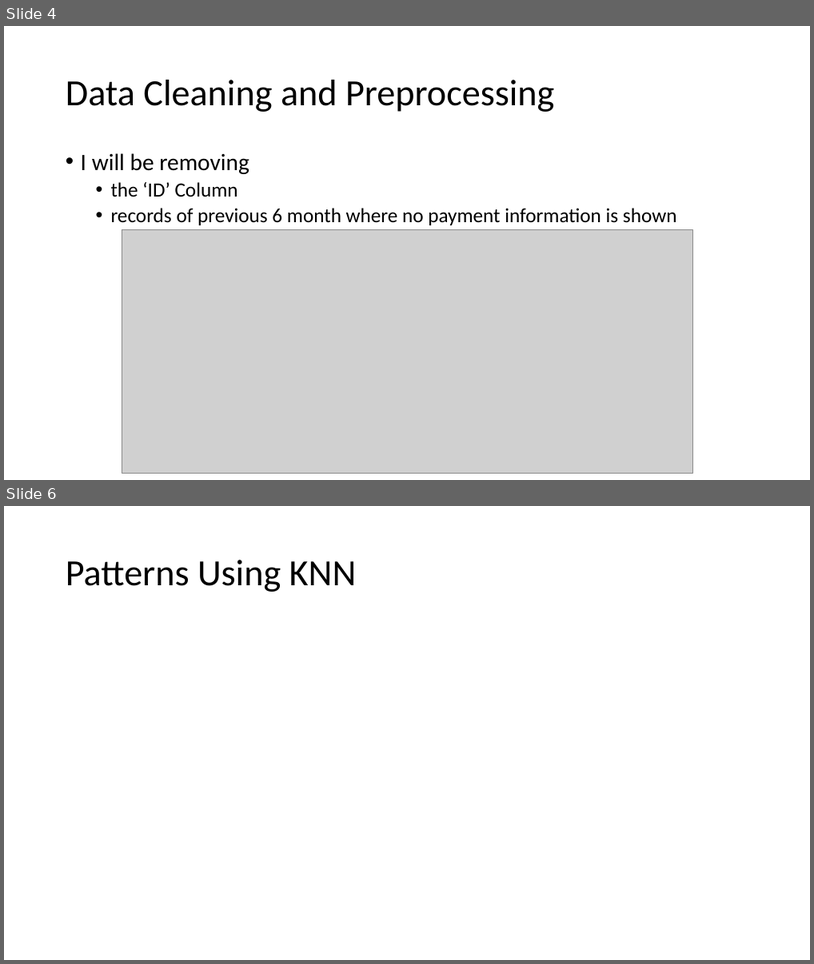
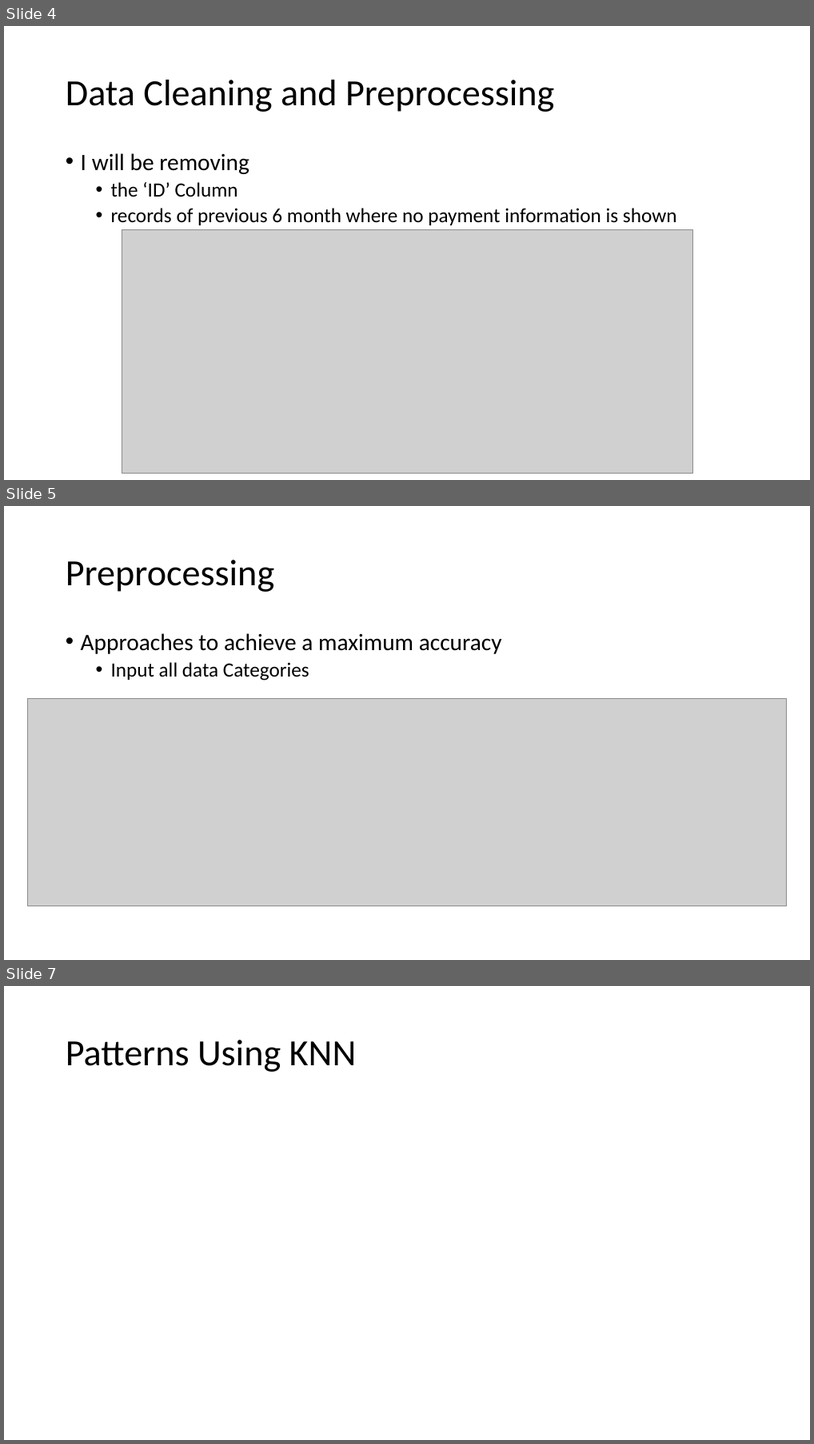
Before and after one commit to Adsanvar/CreditCardDefault, a slide deck: Presentation1.pptx. Shown one above the other, each under a label of ours: slides 4 and 6 before the commit, slides 4, 5 and 7 after it; the slides between them are not shown. The pictures are 814x964 and 814x1444 pixels, drawn with LibreOffice and Linux fonts; fonts in the diff are those of the drawing; grey boxes stand for pictures. Boxes give left, top, right and bottom in pixels: in the first picture for what was removed or moved away, otherwise in the second. Text is boxed around its words. In the diff, an @@ line names an element or a change of style, - is before the commit and + after.

Commit message:
modified data

```diff
--- a/Presentation1.pptx
+++ b/Presentation1.pptx
@@ slide 5 added at bbox=[4, 506, 810, 960], background #FFFFFF @@
@@ title added at bbox=[66, 560, 274, 592], 44 pt, text #000000 @@
+Preprocessing
@@ text added at bbox=[81, 633, 502, 680], 28 pt, text #000000 @@
+• Approaches to achieve a maximum accuracy
+  • Input all data Categories
@@ picture added at bbox=[27, 698, 787, 906] @@
@@ what was slide 6 is now slide 7 @@
```
Also in this commit, not shown: 1 other slide added, 1 slide removed, 1 other file.
